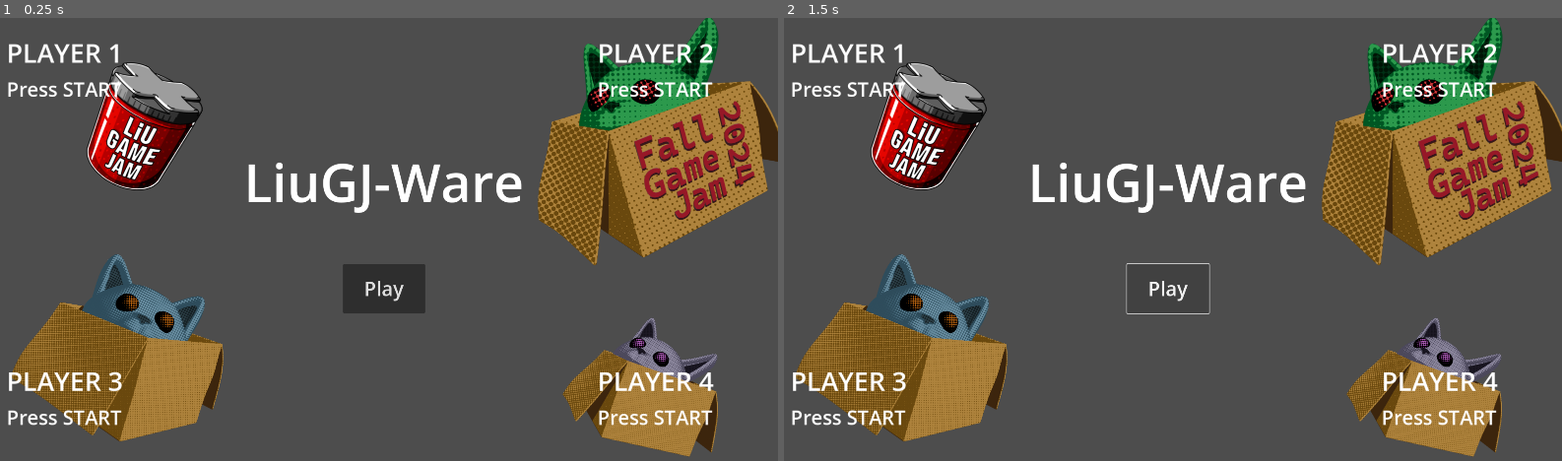
Above: before the commit, frames 1-2 (left to right).
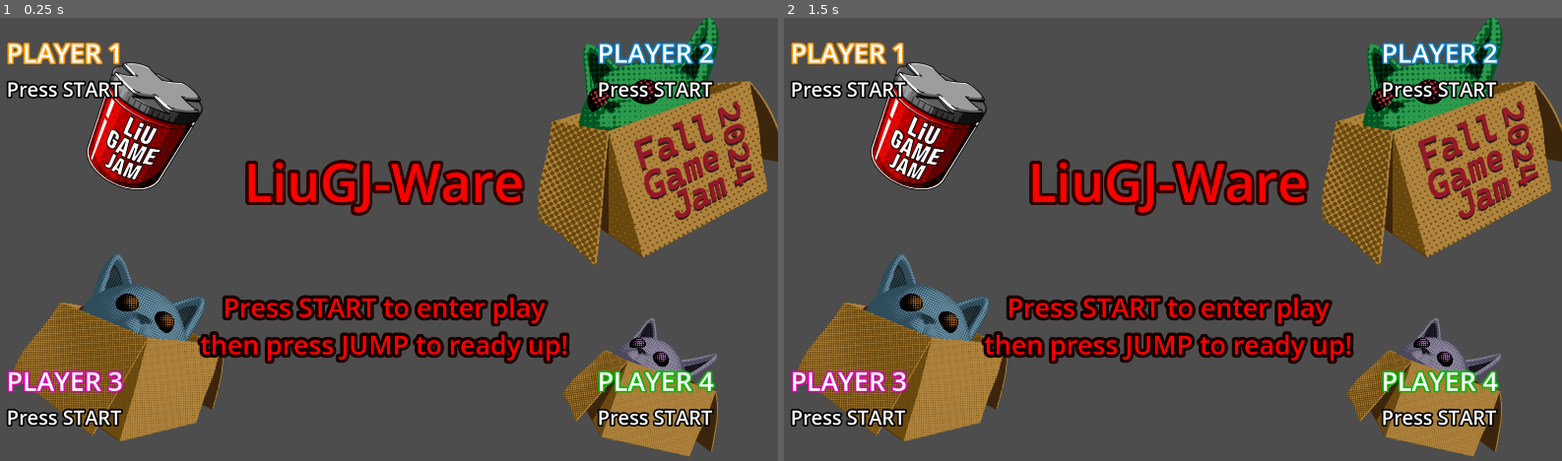
Above: after the commit, the same moments.

Repository: Fileberg/liugj-ware
Game: Godot game, scene res://main/main.tscn
Same seed, same stepped clock (60 frames per second), same inputs: the game is played once before the commit and once after it. The engine's default icon, where the game draws it, is replaced by a stand-in: a white triangle on a blue panel in a dark square.
Inputs (mouse positions are in pixels of both pictures, inside the frame that each line leads up to):
- Up to frame 1 (0.25 s): no input
- Up to frame 2 (1.5 s): click (1165, 288) at 0.5 s, where only the run before the commit has a clickable "Play"; click (1165, 288) at 1.25 s, where only the run before the commit has a clickable "Play"

The runs differ from the first frame. In frame 1, 10% of the frame differs, in the area x 0-92%, y 5-93%; in frame 2, 9.5%.

Commit message:
added some color

Diff:
--- a/main/main.gd
+++ b/main/main.gd
@@ -89,11 +89,6 @@
 		current_minigame.handle_input(event, player_id)
 
 
-func _on_main_menu_pressed_play() -> void:
-	if players.size() > 0:
-		_start_playing()
-
-
 func _on_minigame_give_player_points(player_id, points) -> void:
 	for player in players:
 		if player.id == player_id:
--- a/main/main.tscn
+++ b/main/main.tscn
@@ -1,10 +1,16 @@
-[gd_scene load_steps=11 format=3 uid="uid://b6ioetyqhfwul"]
+[gd_scene load_steps=17 format=3 uid="uid://b6ioetyqhfwul"]
 
 [ext_resource type="Script" path="res://main/main.gd" id="1_07048"]
 [ext_resource type="PackedScene" uid="uid://c3oun2tch84yc" path="res://main_menu/main_menu.tscn" id="1_iaif2"]
 [ext_resource type="Texture2D" uid="uid://dbcxrsklqqf5a" path="res://assets/door_left.png" id="3_qfvjf"]
+[ext_resource type="LabelSettings" uid="uid://cpffrc00no5de" path="res://main_menu/size_128_font_label.tres" id="3_voo4a"]
 [ext_resource type="Texture2D" uid="uid://clwwjb5752esu" path="res://assets/door_right.png" id="4_h3qw3"]
 [ext_resource type="Script" path="res://main/player_label.gd" id="5_r0qy6"]
+[ext_resource type="LabelSettings" uid="uid://dk2v78e4j4dp1" path="res://main/player_1_name.tres" id="6_ey05i"]
+[ext_resource type="LabelSettings" uid="uid://dqd4vp5jc4ubl" path="res://main/points_label.tres" id="7_oeepg"]
+[ext_resource type="LabelSettings" uid="uid://d0k6jemtwrqa5" path="res://main/player_2_name.tres" id="8_sn8ut"]
+[ext_resource type="LabelSettings" uid="uid://d25tad24v3tpm" path="res://main/player_3_name.tres" id="9_fg5jl"]
+[ext_resource type="LabelSettings" uid="uid://bganbrmshu12y" path="res://main/player_4_name.tres" id="10_cdr4b"]
 
 [sub_resource type="Animation" id="Animation_ho1pi"]
 length = 0.001
@@ -238,6 +244,7 @@
 pivot_offset = Vector2(120, 120)
 theme_override_font_sizes/font_size = 128
 text = "3"
+label_settings = ExtResource("3_voo4a")
 horizontal_alignment = 1
 vertical_alignment = 1
 
@@ -288,6 +295,7 @@
 offset_bottom = 23.0
 theme_override_font_sizes/font_size = 64
 text = "PLAYER 1"
+label_settings = ExtResource("6_ey05i")
 
 [node name="PointsLabel" type="Label" parent="PlayerLabel1"]
 layout_mode = 0
@@ -296,6 +304,7 @@
 offset_bottom = 188.0
 theme_override_font_sizes/font_size = 48
 text = "Press START"
+label_settings = ExtResource("7_oeepg")
 
 [node name="PlayerLabel2" type="Control" parent="."]
 z_index = 11
@@ -313,6 +322,7 @@
 offset_bottom = 23.0
 theme_override_font_sizes/font_size = 64
 text = "PLAYER 2"
+label_settings = ExtResource("8_sn8ut")
 
 [node name="PointsLabel" type="Label" parent="PlayerLabel2"]
 layout_mode = 0
@@ -321,6 +331,7 @@
 offset_bottom = 188.0
 theme_override_font_sizes/font_size = 48
 text = "Press START"
+label_settings = ExtResource("7_oeepg")
 
 [node name="PlayerLabel3" type="Control" parent="."]
 z_index = 11
@@ -338,6 +349,7 @@
 offset_bottom = 23.0
 theme_override_font_sizes/font_size = 64
 text = "PLAYER 3"
+label_settings = ExtResource("9_fg5jl")
 
 [node name="PointsLabel" type="Label" parent="PlayerLabel3"]
 layout_mode = 0
@@ -346,6 +358,7 @@
 offset_bottom = 188.0
 theme_override_font_sizes/font_size = 48
 text = "Press START"
+label_settings = ExtResource("7_oeepg")
 
 [node name="PlayerLabel4" type="Control" parent="."]
 z_index = 11
@@ -363,6 +376,7 @@
 offset_bottom = 23.0
 theme_override_font_sizes/font_size = 64
 text = "PLAYER 4"
+label_settings = ExtResource("10_cdr4b")
 
 [node name="PointsLabel" type="Label" parent="PlayerLabel4"]
 layout_mode = 0
@@ -371,7 +385,7 @@
 offset_bottom = 188.0
 theme_override_font_sizes/font_size = 48
 text = "Press START"
-
-[connection signal="pressed_play" from="MainMenu" to="." method="_on_main_menu_pressed_play"]
+label_settings = ExtResource("7_oeepg")
+
 [connection signal="animation_finished" from="AnimationPlayer" to="." method="_on_animation_player_animation_finished"]
 [connection signal="timeout" from="Timer" to="." method="_on_timer_timeout"]
--- /dev/null
+++ b/main/player_1_name.tres
@@ -0,0 +1,6 @@
+[gd_resource type="LabelSettings" format=3 uid="uid://dk2v78e4j4dp1"]
+
+[resource]
+font_size = 64
+outline_size = 16
+outline_color = Color(1, 0.583333, 0, 1)
--- /dev/null
+++ b/main/player_2_name.tres
@@ -0,0 +1,6 @@
+[gd_resource type="LabelSettings" format=3 uid="uid://d0k6jemtwrqa5"]
+
+[resource]
+font_size = 64
+outline_size = 16
+outline_color = Color(0, 0.487167, 0.79, 1)
--- /dev/null
+++ b/main/player_3_name.tres
@@ -0,0 +1,6 @@
+[gd_resource type="LabelSettings" format=3 uid="uid://d25tad24v3tpm"]
+
+[resource]
+font_size = 64
+outline_size = 16
+outline_color = Color(0.86, 0, 0.702333, 1)
--- /dev/null
+++ b/main/player_4_name.tres
@@ -0,0 +1,6 @@
+[gd_resource type="LabelSettings" format=3 uid="uid://bganbrmshu12y"]
+
+[resource]
+font_size = 64
+outline_size = 16
+outline_color = Color(0.012, 0.72, 0, 1)
--- /dev/null
+++ b/main/points_label.tres
@@ -0,0 +1,6 @@
+[gd_resource type="LabelSettings" format=3 uid="uid://dqd4vp5jc4ubl"]
+
+[resource]
+font_size = 48
+outline_size = 16
+outline_color = Color(0, 0, 0, 1)
--- a/main_menu/main_menu.gd
+++ /dev/null
@@ -1,9 +0,0 @@
-extends Control
-
-
-
-signal pressed_play()
-
-
-func _on_play_button_pressed():
-	pressed_play.emit()
--- a/main_menu/main_menu.tscn
+++ b/main_menu/main_menu.tscn
@@ -1,6 +1,7 @@
-[gd_scene load_steps=6 format=3 uid="uid://c3oun2tch84yc"]
+[gd_scene load_steps=7 format=3 uid="uid://c3oun2tch84yc"]
 
-[ext_resource type="Script" path="res://main_menu/main_menu.gd" id="1_7rsun"]
+[ext_resource type="LabelSettings" uid="uid://bbr1rhvklb57e" path="res://main_menu/size_64_font_label.tres" id="1_0bf44"]
+[ext_resource type="LabelSettings" uid="uid://cpffrc00no5de" path="res://main_menu/size_128_font_label.tres" id="1_b2bfb"]
 [ext_resource type="Texture2D" uid="uid://ckqecnyj3dv5t" path="res://assets/liugj-logo.png" id="2_2mn0v"]
 [ext_resource type="Texture2D" uid="uid://bidvv1kyxmgrn" path="res://assets/kitty_render12.png" id="3_1o4bu"]
 [ext_resource type="Texture2D" uid="uid://bscspwy4482tl" path="res://assets/kitty_render13.png" id="4_tdkks"]
@@ -15,35 +16,36 @@
 offset_bottom = -1080.0
 grow_horizontal = 2
 grow_vertical = 2
-script = ExtResource("1_7rsun")
 
-[node name="PlayButton" type="Button" parent="."]
-layout_mode = 1
-anchors_preset = -1
-anchor_left = 0.458
-anchor_top = 0.526
-anchor_right = 0.544
-anchor_bottom = 0.607
-offset_left = 860.0
-offset_top = 600.0
-offset_right = 1060.0
-offset_bottom = 720.0
-theme_override_font_sizes/font_size = 48
-text = "Play"
-
-[node name="Label" type="Label" parent="."]
+[node name="TitleLabel" type="Label" parent="."]
 layout_mode = 1
 anchors_preset = -1
 offset_left = 610.0
-offset_top = 300.0
+offset_top = 299.0
 offset_right = 1310.0
-offset_bottom = 500.0
+offset_bottom = 499.0
 theme_override_font_sizes/font_size = 128
 text = "LiuGJ-Ware"
+label_settings = ExtResource("1_b2bfb")
+horizontal_alignment = 1
+vertical_alignment = 1
+
+[node name="HintLabel" type="Label" parent="."]
+layout_mode = 1
+anchors_preset = -1
+offset_left = 460.0
+offset_top = 600.0
+offset_right = 1460.0
+offset_bottom = 900.0
+theme_override_font_sizes/font_size = 65
+text = "Press START to enter play
+then press JUMP to ready up!"
+label_settings = ExtResource("1_0bf44")
 horizontal_alignment = 1
 vertical_alignment = 1
 
 [node name="Logo" type="TextureRect" parent="."]
+z_index = -1
 layout_mode = 0
 offset_left = 318.0
 offset_top = 87.0
@@ -53,6 +55,7 @@
 texture = ExtResource("2_2mn0v")
 
 [node name="KittyPurple" type="TextureRect" parent="."]
+z_index = -1
 layout_mode = 0
 offset_left = 1763.0
 offset_top = 1224.0
@@ -63,6 +66,7 @@
 expand_mode = 3
 
 [node name="KittyBlue" type="TextureRect" parent="."]
+z_index = -1
 layout_mode = 0
 offset_left = 131.0
 offset_top = 406.0
@@ -73,6 +77,7 @@
 expand_mode = 3
 
 [node name="KittyGreen" type="TextureRect" parent="."]
+z_index = -1
 layout_mode = 0
 offset_left = 1178.0
 offset_top = 37.0
@@ -81,5 +86,3 @@
 rotation = -0.261799
 texture = ExtResource("5_81gl1")
 expand_mode = 3
-
-[connection signal="pressed" from="PlayButton" to="." method="_on_play_button_pressed"]
--- /dev/null
+++ b/main_menu/size_128_font_label.tres
@@ -0,0 +1,7 @@
+[gd_resource type="LabelSettings" format=3 uid="uid://cpffrc00no5de"]
+
+[resource]
+font_size = 128
+font_color = Color(1, 0, 0, 1)
+outline_size = 32
+outline_color = Color(0.19, 0, 0, 1)
--- /dev/null
+++ b/main_menu/size_64_font_label.tres
@@ -0,0 +1,7 @@
+[gd_resource type="LabelSettings" format=3 uid="uid://bbr1rhvklb57e"]
+
+[resource]
+font_size = 64
+font_color = Color(1, 0, 0, 1)
+outline_size = 32
+outline_color = Color(0.09, 0, 0, 1)
--- a/minigames/click_icons/click_icons.tscn
+++ b/minigames/click_icons/click_icons.tscn
@@ -38,6 +38,7 @@
 script = ExtResource("3_21t0d")
 
 [node name="Sprite2D" type="Sprite2D" parent="Players/Player1"]
+modulate = Color(1, 0.566667, 0, 1)
 z_index = 1
 scale = Vector2(0.75, 0.75)
 texture = ExtResource("3_w78ys")
@@ -48,7 +49,6 @@
 script = ExtResource("3_21t0d")
 
 [node name="Sprite2D" type="Sprite2D" parent="Players/Player2"]
-modulate = Color(0, 0.800293, 0.343103, 1)
 z_index = 1
 scale = Vector2(0.75, 0.75)
 texture = ExtResource("3_w78ys")
@@ -59,7 +59,7 @@
 script = ExtResource("3_21t0d")
 
 [node name="Sprite2D" type="Sprite2D" parent="Players/Player3"]
-modulate = Color(1, 0.192676, 0.15946, 1)
+modulate = Color(1, 0, 0.983333, 1)
 z_index = 1
 scale = Vector2(0.75, 0.75)
 texture = ExtResource("3_w78ys")
@@ -70,7 +70,7 @@
 script = ExtResource("3_21t0d")
 
 [node name="Sprite2D" type="Sprite2D" parent="Players/Player4"]
-modulate = Color(0.899606, 0.226122, 1, 1)
+modulate = Color(0, 1, 0.0666666, 1)
 z_index = 1
 scale = Vector2(0.75, 0.75)
 texture = ExtResource("3_w78ys")
